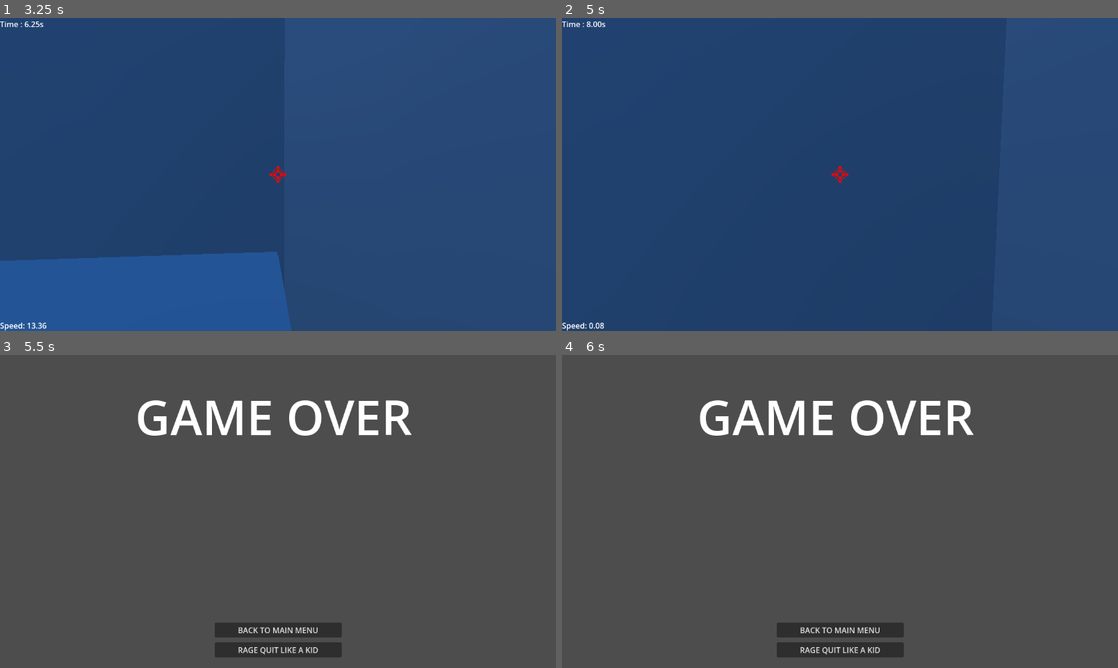
Above: before the commit, frames 1-4 (two rows, left to right).
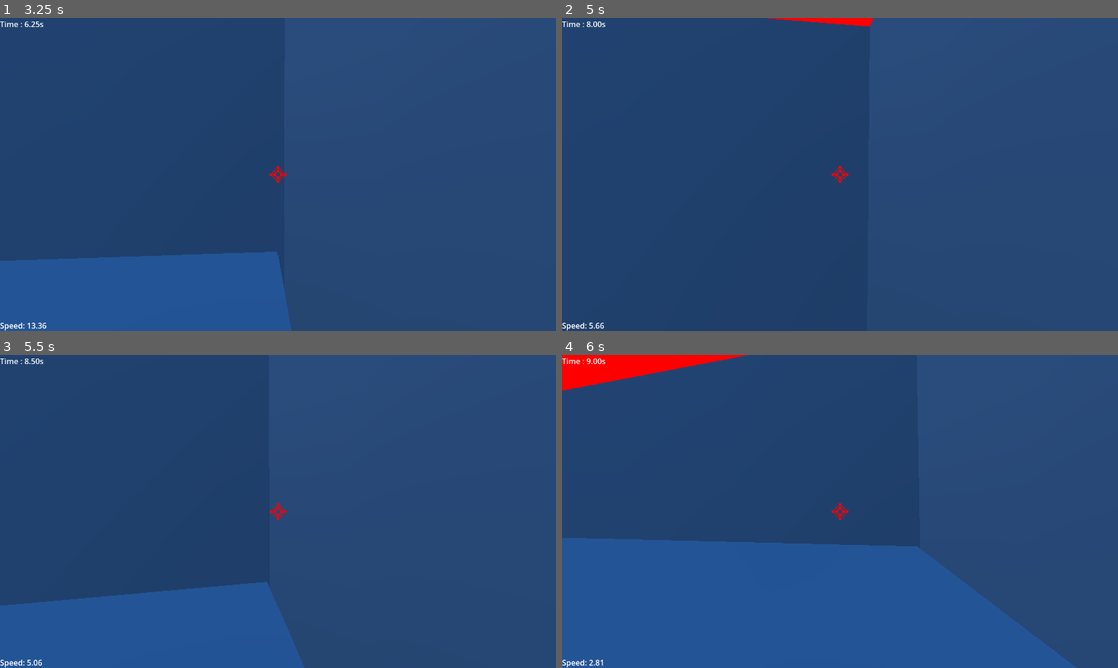
Above: after the commit, the same moments.

Repository: Lilianbazantay/Speed4Need
Game: Godot game, scene res://scenes/MainMenu/MainMenu.tscn
The game is run twice, just before and just after one commit, with the same random seed, the same clock (stepped at 60 frames per second) and the same inputs.
Inputs (mouse positions are in pixels of both pictures, inside the frame that each line leads up to):
- Up to frame 1 (3.25 s): click "PLAY" at 0.5 s; click (211, 149) at 1.27 s; tap Enter (ui_accept) at 2 s; move the mouse to (305, 174) at 2.02 s; hold W (move_forward) from 2.03 s (still down); tap Space (jump) at 2.1, 2.27, 2.57, 3.02, 3.05 s; click (305, 174) at 2.17 s; move the mouse to (250, 174) at 2.77 s; tap Ctrl (crouch) at 2.85 s
- Up to frame 2 (5 s): keep holding W (move_forward); tap Space (jump) at 3.32, 3.8, 4.35, 4.52, 4.82 s; move the mouse to (851, 168) at 3.52 s; tap E (grapple) at 3.6 s; move the mouse to (834, 180) at 4.27 s; click (834, 180) at 4.42 s
- Up to frame 3 (5.5 s): keep holding W (move_forward); move the mouse to (316, 514) at 5.02 s; hold Ctrl (crouch) from 5.03 s (still down); tap Space (jump) at 5.27, 5.3 s
- Up to frame 4 (6 s): tap Space (jump) at 5.57 s; move the mouse to (673, 464) at 5.77 s; release W (move_forward) at 5.78 s; release Ctrl (crouch) at 5.78 s; hold A (move_left) from 5.78 s (still down); tap E (grapple) at 5.85 s

Frame 1 is identical in both runs. In frame 2, 0.3% of the frame differs, in the area x 4-56%, y 0-100%; in frame 3, 100%; in frame 4, 100%, in the area x 0-100%, y 0-100%.

Commit message:
fix(Player): walljumps now jump away for the wall whilst conserving velocity

Diff:
--- a/scenes/Player/Player.gd
+++ b/scenes/Player/Player.gd
@@ -140,9 +140,12 @@
 			velocity.y = jump_force_idle
 
 func _handle_wall_jump() -> void:
-	if is_on_wall() and wall_jump_count != 0:
+	if is_on_wall() and not is_on_floor() and wall_jump_count != 0:
 		if Input.is_action_just_pressed("jump"):
 			velocity.y = wall_jump_force
+			var wall_normal = get_wall_normal()
+			velocity.x += wall_normal.x * wall_jump_force
+			velocity.z += wall_normal.z * wall_jump_force
 			wall_jump_count -= 1
 
 func _handle_crouch() -> void:
